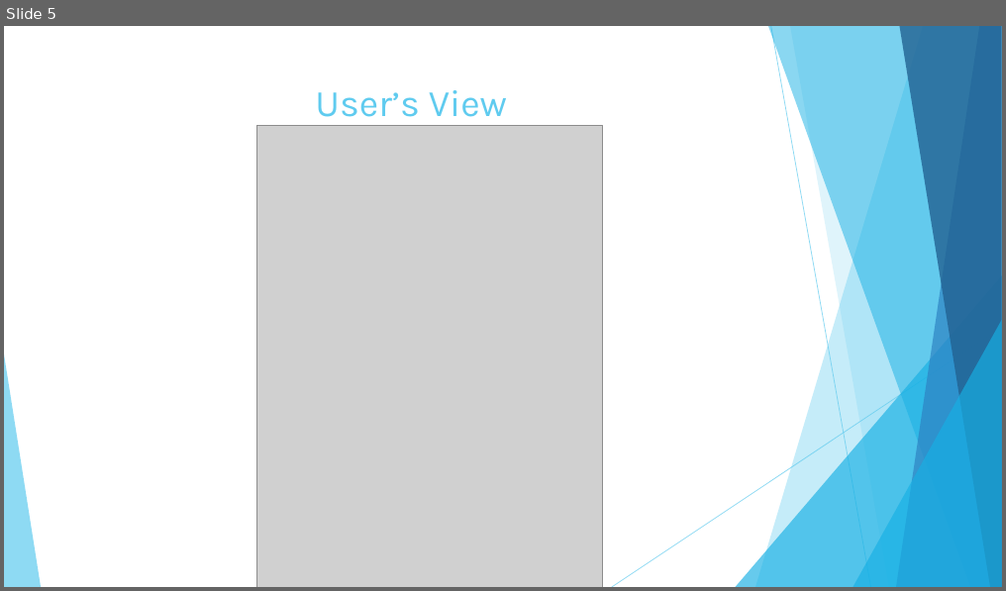
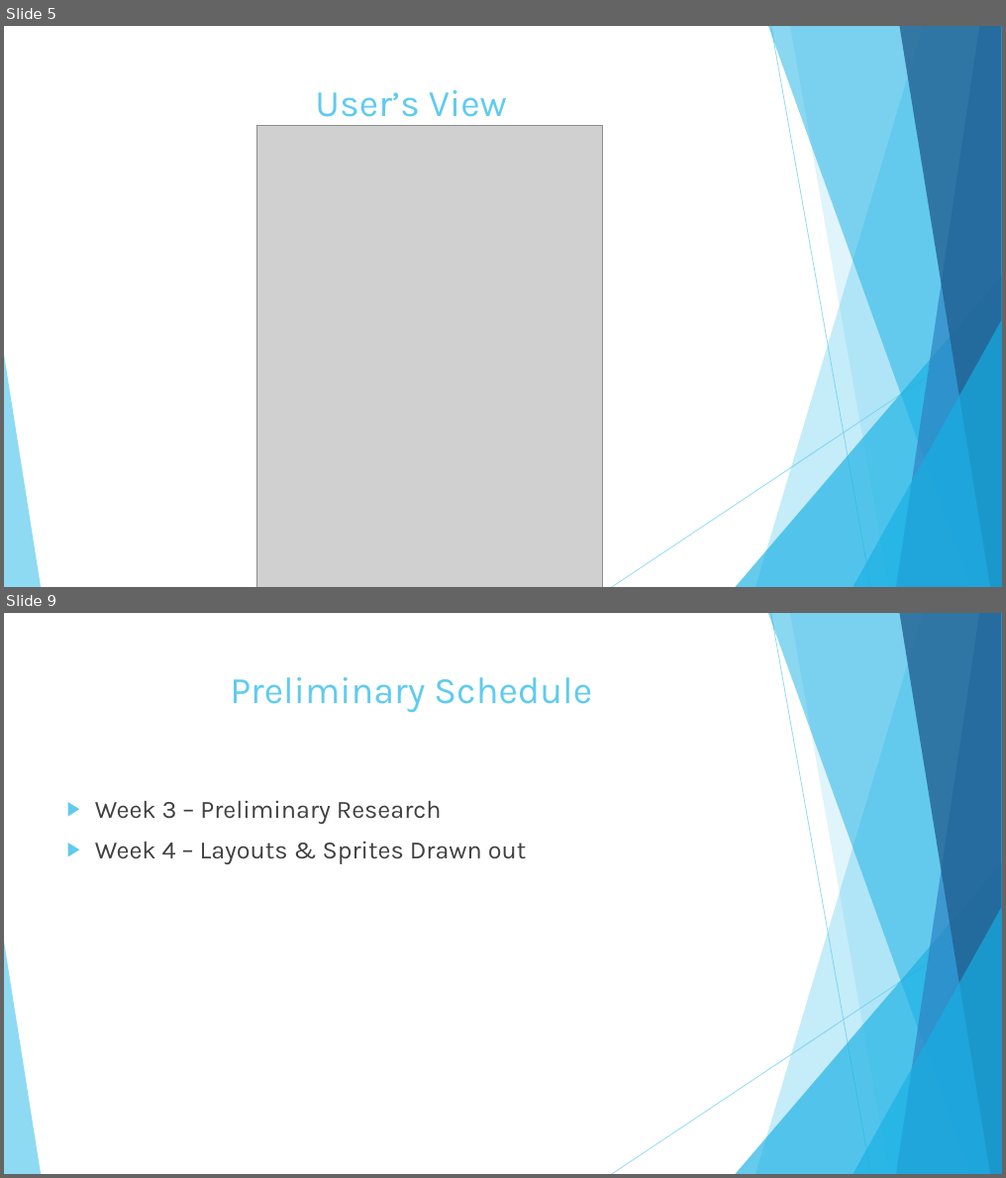
Before and after one commit to TonyMenji/FlickStick, a slide deck: Project-Proposal/Section 3.0/Flick Stick Presentation.pptx. Shown one above the other, each under a label of ours: slide 5 before the commit, slides 5 and 9 after it; the slides between them are not shown. The pictures are 1006x591 and 1006x1178 pixels, drawn with LibreOffice and Linux fonts; fonts in the diff are those of the drawing; grey boxes stand for pictures. Boxes give left, top, right and bottom in pixels: in the first picture for what was removed or moved away, otherwise in the second. Text is boxed around its words. In the diff, an @@ line names an element or a change of style, - is before the commit and + after.

```diff
--- a/Project-Proposal/Section 3.0/Flick Stick Presentation.pptx
+++ b/Project-Proposal/Section 3.0/Flick Stick Presentation.pptx
@@ slide 9 added at (4, 613, 1002, 1174), background #FFFFFF; not listed: 10 template elements that a slide beside it also shows @@
@@ title added at (230, 677, 592, 712), 36 pt, text #5FCBEF @@
+Preliminary Schedule
@@ text added at (95, 800, 526, 864), 24 pt, text #404040 @@
+▶ Week 3 – Preliminary Research
+▶ Week 4 – Layouts & Sprites Drawn out
```
Also in this commit, not shown: 7 other slides added, 5 slides removed.
